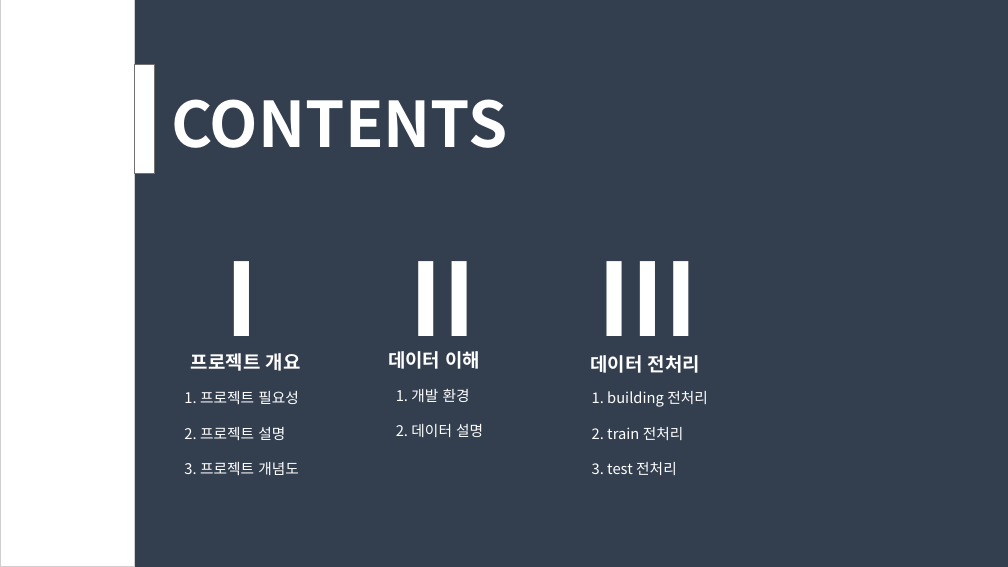
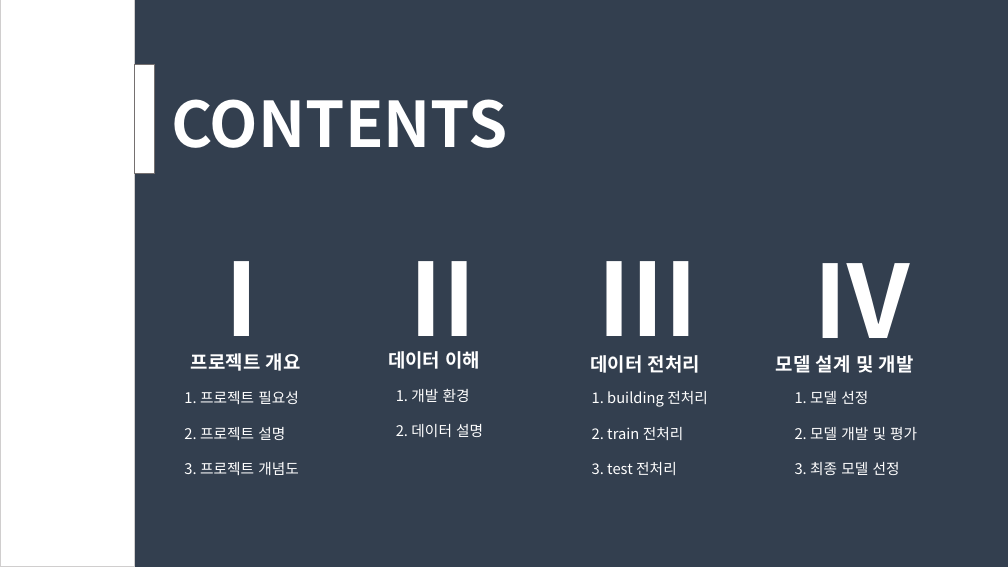
Before and after one commit to dongkieric98/-, a slide deck: slide 2 of electricity.pptx. Drawn at 1008x567 pixels with LibreOffice and Linux fonts; fonts in the diff are those of the drawing. Boxes give left, top, right and bottom in pixels: in the first picture for what was removed or moved away, otherwise in the second. Text is boxed around its words. In the diff, an @@ line names an element or a change of style, - is before the commit and + after.

```diff
--- a/electricity.pptx
+++ b/electricity.pptx
@@ text added at (x1=811, y1=263, x2=912, y2=363), 96 pt, text #FFFFFF, bold @@
+Ⅳ
@@ text added at (x1=776, y1=355, x2=914, y2=373), 18 pt, text #FFFFFF, bold @@
+모델 설계 및 개발
@@ text added at (x1=795, y1=391, x2=917, y2=475), 14 pt, text #FFFFFF @@
+1. 모델 선정
+2. 모델 개발 및 평가
+3. 최종 모델 선정
```
Also in this commit, not shown: 8 other slides changed, 5 slides added, 6 slides removed, 1 other file.
